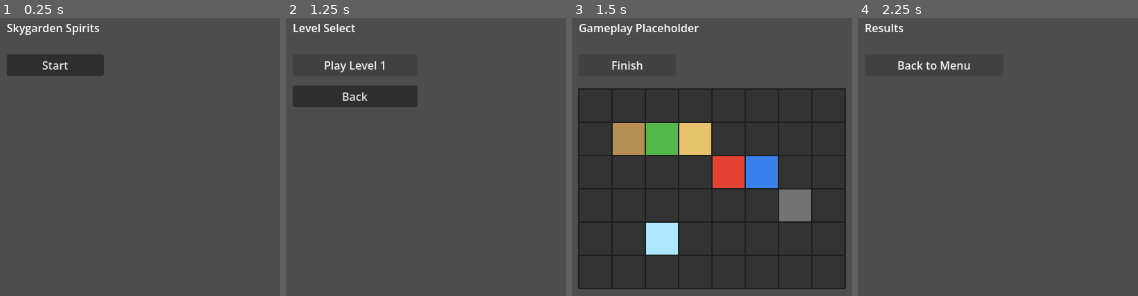
Above: before the commit, frames 1-4 (left to right).
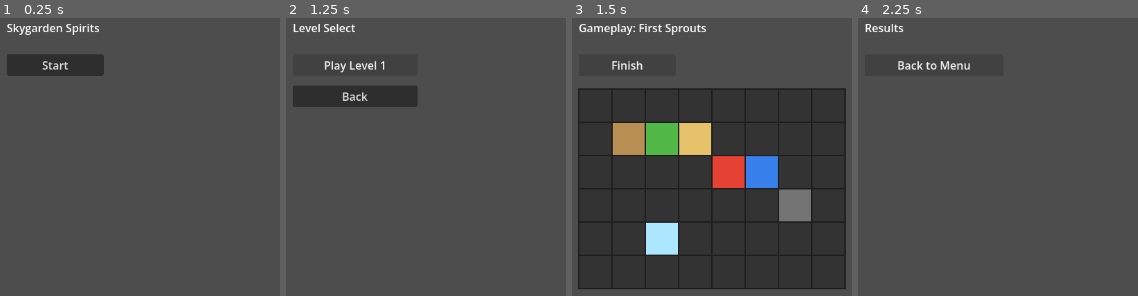
Above: after the commit, the same moments.

Repository: maab88/skygarden-spirits
Game: Godot game, scene res://scenes/menu/main_menu.tscn
The game is run twice, just before and just after one commit, with the same random seed, the same clock (stepped at 60 frames per second) and the same inputs. The project has no main scene, so this scene is started directly.
Inputs:
- Up to frame 1 (0.25 s): no input
- Up to frame 2 (1.25 s): click "Start" at 0.5 s
- Up to frame 3 (1.5 s): click "Play Level 1" at 1.25 s
- Up to frame 4 (2.25 s): click "Finish" at 2 s

Frames 1-2 are identical in both runs. In frame 3, 0.5% of the frame differs, in the area x 21-48%, y 2-7%; in frame 4, nothing differs.

Commit message:
Add JSON-based level loading and gameplay hookup

Diff:
--- /dev/null
+++ b/data/levels/level_001.json
@@ -0,0 +1,18 @@
+{
+  "id": "level_001",
+  "name": "First Sprouts",
+  "width": 8,
+  "height": 6,
+  "move_limit": 12,
+  "available_powers": ["Rain", "Sun"],
+  "win_conditions": ["HarvestAllCrops"],
+  "lose_conditions": ["OutOfMoves"],
+  "tiles": [
+	["Empty", "Empty", "Empty", "Empty", "Empty", "Empty", "Empty", "Empty"],
+	["Empty", "CropDry", "CropGrowing", "CropHarvested", "Empty", "Empty", "Empty", "Empty"],
+	["Empty", "Empty", "Empty", "Empty", "Fire", "Water", "Empty", "Empty"],
+	["Empty", "Empty", "Empty", "Empty", "Empty", "Empty", "Rock", "Empty"],
+	["Empty", "Empty", "Ice", "Empty", "Empty", "Empty", "Empty", "Empty"],
+	["Empty", "Empty", "Empty", "Empty", "Empty", "Empty", "Empty", "Empty"]
+  ]
+}
--- /dev/null
+++ b/data/levels/level_002.json
@@ -0,0 +1,18 @@
+{
+  "id": "level_002",
+  "name": "Dry Patch",
+  "width": 8,
+  "height": 6,
+  "move_limit": 14,
+  "available_powers": ["Rain", "Wind"],
+  "win_conditions": ["HarvestAllCrops", "RemoveAllFire"],
+  "lose_conditions": ["OutOfMoves"],
+  "tiles": [
+    ["Rock", "Empty", "Empty", "Empty", "Empty", "Empty", "Empty", "Rock"],
+    ["Empty", "CropDry", "CropDry", "Empty", "Fire", "Empty", "CropDry", "Empty"],
+    ["Empty", "Empty", "Water", "Empty", "Empty", "Empty", "Empty", "Empty"],
+    ["Empty", "Empty", "Empty", "Rock", "Empty", "Ice", "Empty", "Empty"],
+    ["Empty", "CropGrowing", "Empty", "Empty", "Empty", "Empty", "CropHarvested", "Empty"],
+    ["Rock", "Empty", "Empty", "Empty", "Empty", "Empty", "Empty", "Rock"]
+  ]
+}
--- /dev/null
+++ b/data/levels/level_003.json
@@ -0,0 +1,18 @@
+{
+  "id": "level_003",
+  "name": "Frozen Edge",
+  "width": 8,
+  "height": 6,
+  "move_limit": 16,
+  "available_powers": ["Sun", "Frost", "Wind"],
+  "win_conditions": ["RemoveAllFire"],
+  "lose_conditions": ["OutOfMoves"],
+  "tiles": [
+    ["Ice", "Ice", "Empty", "Empty", "Empty", "Empty", "Ice", "Ice"],
+    ["Ice", "CropDry", "Empty", "Fire", "Fire", "Empty", "CropDry", "Ice"],
+    ["Empty", "Empty", "Rock", "Empty", "Empty", "Rock", "Empty", "Empty"],
+    ["Empty", "Water", "Empty", "CropGrowing", "CropGrowing", "Empty", "Water", "Empty"],
+    ["Ice", "CropHarvested", "Empty", "Empty", "Empty", "Empty", "CropHarvested", "Ice"],
+    ["Ice", "Ice", "Empty", "Empty", "Empty", "Empty", "Ice", "Ice"]
+  ]
+}
--- /dev/null
+++ b/scripts/data/level_data.gd
@@ -0,0 +1,12 @@
+class_name LevelData
+extends RefCounted
+
+var id: String = ""
+var name: String = ""
+var width: int = 0
+var height: int = 0
+var move_limit: int = 0
+var available_powers: Array[String] = []
+var win_conditions: Array[String] = []
+var lose_conditions: Array[String] = []
+var tiles: Array = []
--- /dev/null
+++ b/scripts/data/level_loader.gd
@@ -0,0 +1,137 @@
+class_name LevelLoader
+extends RefCounted
+
+static func load_level(level_path: String) -> LevelData:
+	if not FileAccess.file_exists(level_path):
+		push_error("Level file not found: %s" % level_path)
+		return null
+
+	var file := FileAccess.open(level_path, FileAccess.READ)
+	if file == null:
+		push_error("Could not open level file: %s" % level_path)
+		return null
+
+	var json_text := file.get_as_text()
+	var json := JSON.new()
+	var parse_result := json.parse(json_text)
+	if parse_result != OK:
+		push_error(
+			"JSON parse error in %s at line %d: %s" %
+			[level_path, json.get_error_line(), json.get_error_message()]
+		)
+		return null
+
+	if typeof(json.data) != TYPE_DICTIONARY:
+		push_error("Level JSON root must be an object: %s" % level_path)
+		return null
+
+	var data: Dictionary = json.data
+	var required_fields := [
+		"id",
+		"name",
+		"width",
+		"height",
+		"move_limit",
+		"available_powers",
+		"win_conditions",
+		"lose_conditions",
+		"tiles"
+	]
+
+	for field in required_fields:
+		if not data.has(field):
+			push_error("Missing required field '%s' in %s" % [field, level_path])
+			return null
+
+	var width := int(data["width"])
+	var height := int(data["height"])
+	if width <= 0 or height <= 0:
+		push_error("Level width/height must be > 0 in %s" % level_path)
+		return null
+
+	if typeof(data["tiles"]) != TYPE_ARRAY:
+		push_error("Field 'tiles' must be an array in %s" % level_path)
+		return null
+
+	var tile_rows: Array = data["tiles"]
+	if tile_rows.size() != height:
+		push_error("Tile row count does not match height in %s" % level_path)
+		return null
+
+	var parsed_tiles: Array = []
+	for y in range(height):
+		if typeof(tile_rows[y]) != TYPE_ARRAY:
+			push_error("Tile row %d must be an array in %s" % [y, level_path])
+			return null
+
+		var row: Array = tile_rows[y]
+		if row.size() != width:
+			push_error("Tile column count mismatch at row %d in %s" % [y, level_path])
+			return null
+
+		var parsed_row: Array[int] = []
+		for x in range(width):
+			if typeof(row[x]) != TYPE_STRING:
+				push_error("Tile value at (%d,%d) must be a string in %s" % [x, y, level_path])
+				return null
+
+			var tile_name := String(row[x])
+			var tile_state := _tile_name_to_state(tile_name)
+			if tile_state == -1:
+				push_error("Unknown tile '%s' at (%d,%d) in %s" % [tile_name, x, y, level_path])
+				return null
+			parsed_row.append(tile_state)
+
+		parsed_tiles.append(parsed_row)
+
+	var available_powers: Variant = _to_string_array(data["available_powers"], "available_powers", level_path)
+	var win_conditions: Variant = _to_string_array(data["win_conditions"], "win_conditions", level_path)
+	var lose_conditions: Variant = _to_string_array(data["lose_conditions"], "lose_conditions", level_path)
+	if available_powers == null or win_conditions == null or lose_conditions == null:
+		return null
+
+	var level := LevelData.new()
+	level.id = String(data["id"])
+	level.name = String(data["name"])
+	level.width = width
+	level.height = height
+	level.move_limit = int(data["move_limit"])
+	level.available_powers = available_powers
+	level.win_conditions = win_conditions
+	level.lose_conditions = lose_conditions
+	level.tiles = parsed_tiles
+	return level
+
+static func _to_string_array(value: Variant, field_name: String, level_path: String) -> Variant:
+	if typeof(value) != TYPE_ARRAY:
+		push_error("Field '%s' must be an array in %s" % [field_name, level_path])
+		return null
+
+	var result: Array[String] = []
+	for item in value:
+		if typeof(item) != TYPE_STRING:
+			push_error("Field '%s' must contain only strings in %s" % [field_name, level_path])
+			return null
+		result.append(String(item))
+	return result
+
+static func _tile_name_to_state(tile_name: String) -> int:
+	match tile_name:
+		"Empty":
+			return TileState.EMPTY
+		"CropDry":
+			return TileState.CROP_DRY
+		"CropGrowing":
+			return TileState.CROP_GROWING
+		"CropHarvested":
+			return TileState.CROP_HARVESTED
+		"Fire":
+			return TileState.FIRE
+		"Water":
+			return TileState.WATER
+		"Rock":
+			return TileState.ROCK
+		"Ice":
+			return TileState.ICE
+		_:
+			return -1
--- /dev/null
+++ b/scripts/data/level_selection.gd
@@ -0,0 +1,5 @@
+class_name LevelSelection
+extends RefCounted
+
+# Simple shared handoff between Level Select and Gameplay.
+static var selected_level_path: String = "res://data/levels/level_001.json"
--- a/scripts/gameplay/gameplay.gd
+++ b/scripts/gameplay/gameplay.gd
@@ -1,30 +1,42 @@
 extends Node2D
 
 @onready var finish_button: Button = $FinishButton
+@onready var gameplay_label: Label = $GameplayLabel
 @onready var board_renderer: BoardRenderer = $BoardRenderer
+
+const DEFAULT_LEVEL_PATH := "res://data/levels/level_001.json"
 
 var board_state: BoardState
 
 func _ready() -> void:
 	finish_button.pressed.connect(_on_finish_button_pressed)
-	_create_sample_board()
+	_load_level_and_build_board()
 	board_renderer.set_board(board_state)
-	_run_simple_update_test()
 
 func _on_finish_button_pressed() -> void:
 	get_tree().change_scene_to_file("res://scenes/ui/results.tscn")
 
-func _create_sample_board() -> void:
-	board_state = BoardState.new(8, 6, TileState.EMPTY)
-	board_state.set_cell(Vector2i(1, 1), TileState.CROP_DRY)
-	board_state.set_cell(Vector2i(2, 1), TileState.CROP_GROWING)
-	board_state.set_cell(Vector2i(3, 1), TileState.CROP_HARVESTED)
-	board_state.set_cell(Vector2i(4, 2), TileState.FIRE)
-	board_state.set_cell(Vector2i(5, 2), TileState.WATER)
-	board_state.set_cell(Vector2i(6, 3), TileState.ROCK)
-	board_state.set_cell(Vector2i(2, 4), TileState.ICE)
+func _load_level_and_build_board() -> void:
+	var level_path := LevelSelection.selected_level_path
+	if level_path.is_empty():
+		level_path = DEFAULT_LEVEL_PATH
 
-func _run_simple_update_test() -> void:
-	await get_tree().create_timer(1.0).timeout
-	board_state.set_cell(Vector2i(4, 2), TileState.WATER)
-	board_renderer.refresh()
+	var level_data := LevelLoader.load_level(level_path)
+	if level_data == null and level_path != DEFAULT_LEVEL_PATH:
+		push_warning("Falling back to default level: %s" % DEFAULT_LEVEL_PATH)
+		level_data = LevelLoader.load_level(DEFAULT_LEVEL_PATH)
+
+	if level_data == null:
+		gameplay_label.text = "Gameplay Placeholder (Level Load Failed)"
+		board_state = BoardState.new(8, 6, TileState.EMPTY)
+		return
+
+	gameplay_label.text = "Gameplay: %s" % level_data.name
+	board_state = _build_board_state(level_data)
+
+func _build_board_state(level_data: LevelData) -> BoardState:
+	var board := BoardState.new(level_data.width, level_data.height, TileState.EMPTY)
+	for y in range(level_data.height):
+		for x in range(level_data.width):
+			board.set_cell(Vector2i(x, y), int(level_data.tiles[y][x]))
+	return board
--- a/scripts/ui/level_select.gd
+++ b/scripts/ui/level_select.gd
@@ -2,12 +2,15 @@
 
 @onready var play_level_1_button: Button = $PlayLevel1Button
 @onready var back_button: Button = $BackButton
+
+const LEVEL_1_PATH := "res://data/levels/level_001.json"
 
 func _ready() -> void:
 	play_level_1_button.pressed.connect(_on_play_level_1_button_pressed)
 	back_button.pressed.connect(_on_back_button_pressed)
 
 func _on_play_level_1_button_pressed() -> void:
+	LevelSelection.selected_level_path = LEVEL_1_PATH
 	get_tree().change_scene_to_file("res://scenes/gameplay/gameplay.tscn")
 
 func _on_back_button_pressed() -> void:
